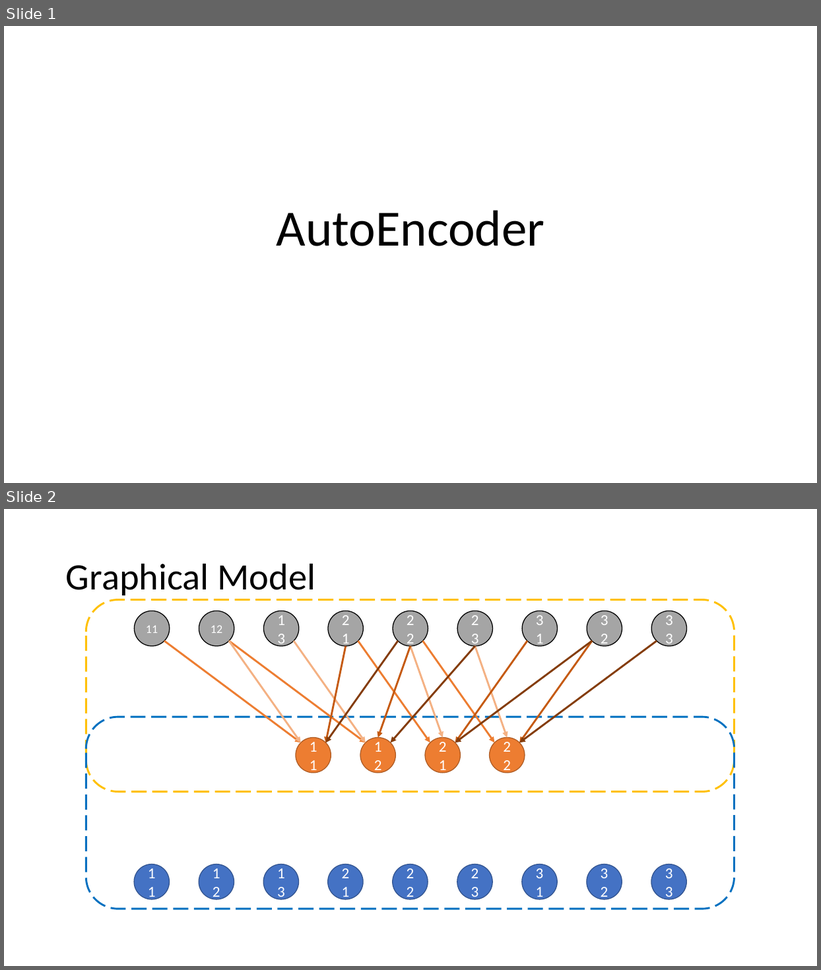
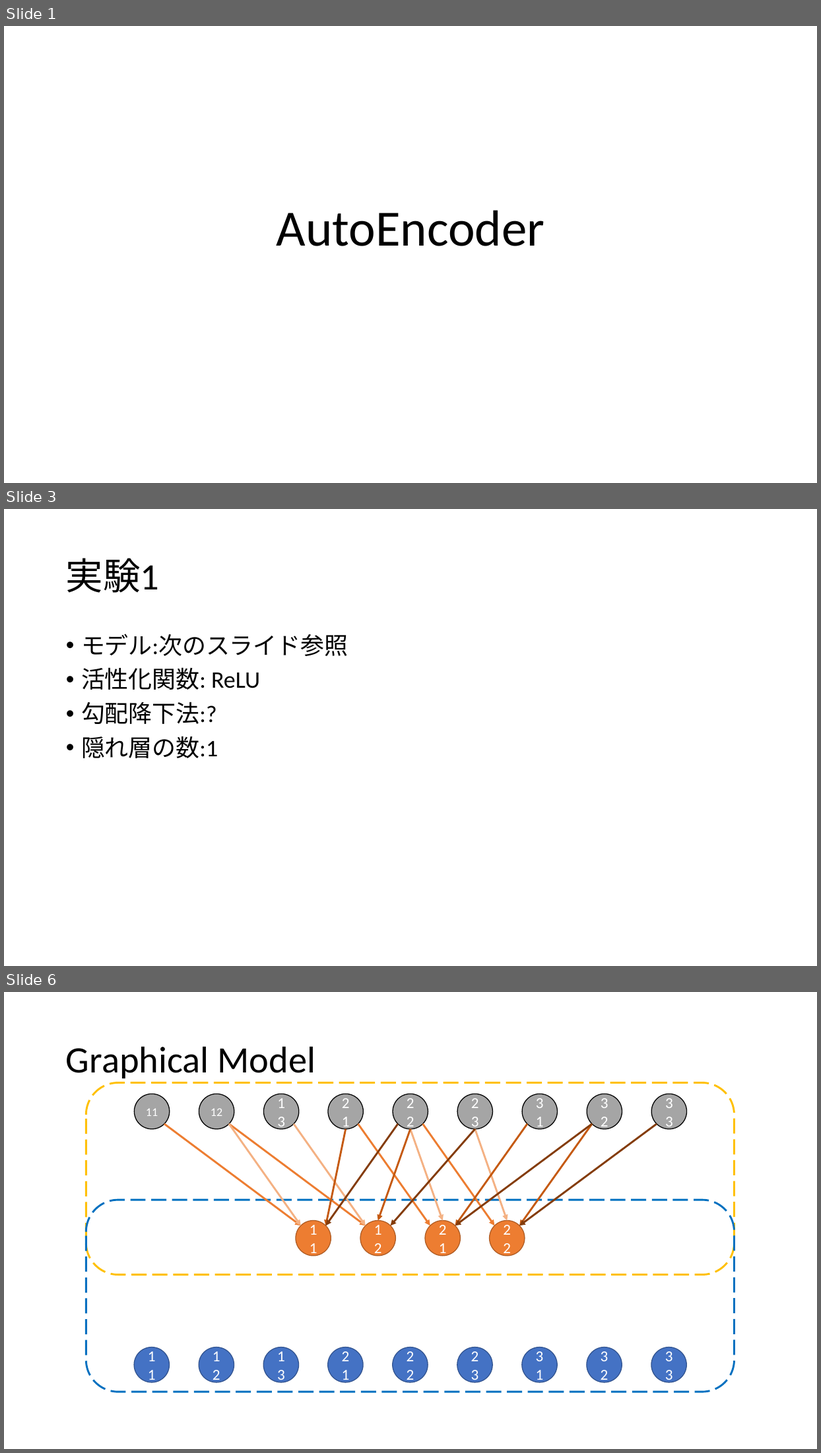
Before and after one commit to mositori/Bayesian-SuperResolution, a slide deck: ppt/model.pptx. Shown one above the other, each under a label of ours: slides 1 and 2 before the commit, slides 1, 3 and 6 after it; the slides between them are not shown. The pictures are 821x970 and 821x1453 pixels, drawn with LibreOffice and Linux fonts; fonts in the diff are those of the drawing. Boxes give left, top, right and bottom in pixels: in the first picture for what was removed or moved away, otherwise in the second. Text is boxed around its words. In the diff, an @@ line names an element or a change of style, - is before the commit and + after.

```diff
--- a/ppt/model.pptx
+++ b/ppt/model.pptx
@@ slide 3 added at (4,509,817,966), background #FFFFFF @@
@@ title added at (66,558,160,593), 44 pt, text #000000 @@
+実験1
@@ text added at (81,634,348,758), 28 pt, text #000000 @@
+• モデル:次のスライド参照
+• 活性化関数: ReLU
+• 勾配降下法:?
+• 隠れ層の数:1
@@ what was slide 2 is now slide 6 @@
```
Also in this commit, not shown: 3 other slides added, 2 other files.
